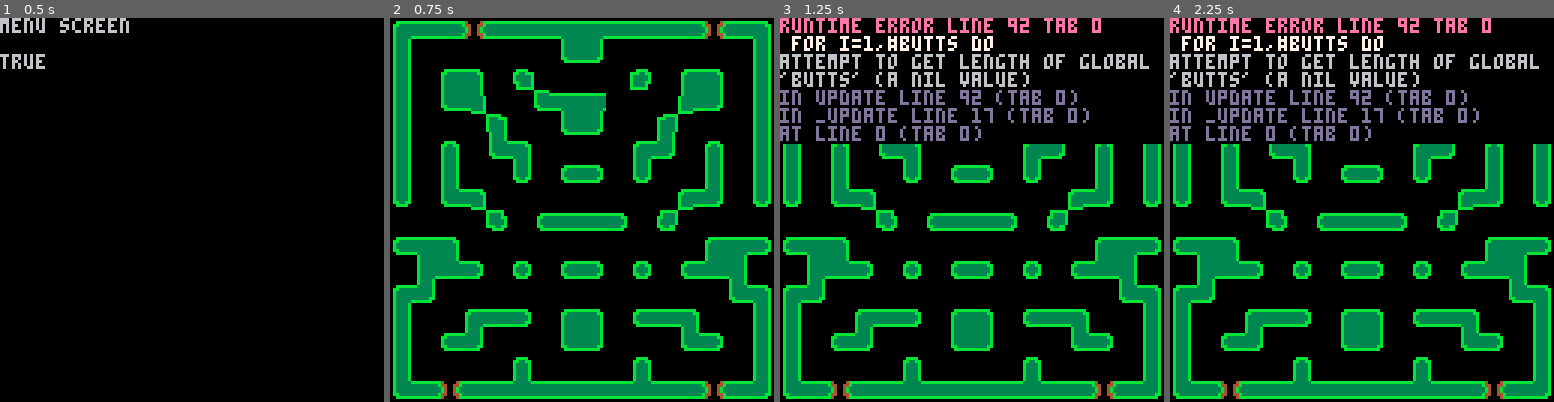
Above: before the commit, frames 1-4 (left to right).
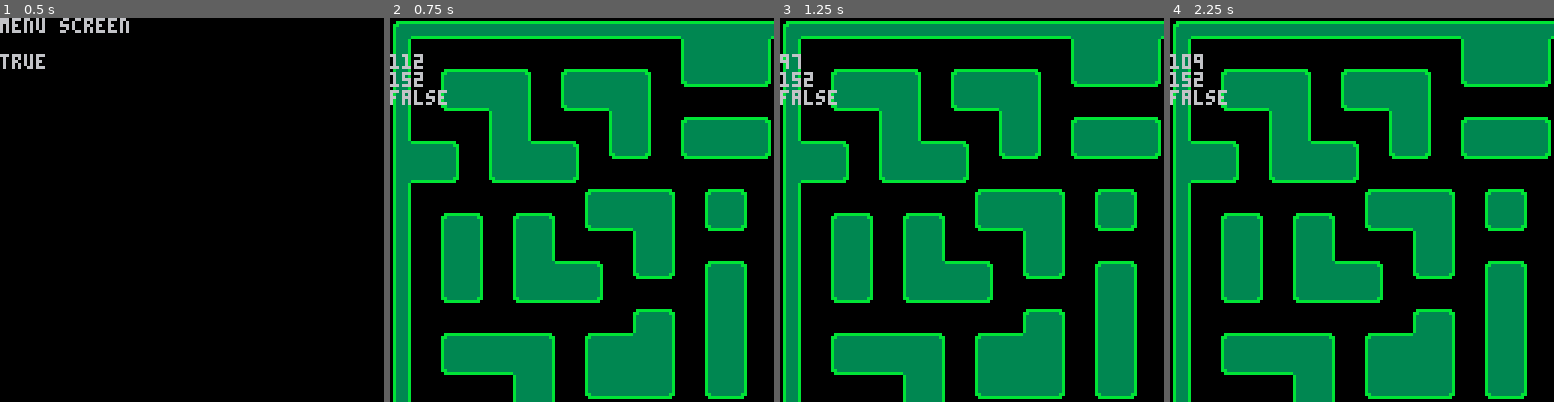
Above: after the commit, the same moments.

Repository: gnarza/CreepyCrawlers
Game: PICO-8 cartridge src/creepycrawler.p8
Two runs of this game, one before a commit and one after it. Both use one fixed random seed, a clock stepped at 60 frames per second and the inputs below.
Inputs:
- Up to frame 1 (0.5 s): tap X (X key) at 0.33 s
- Up to frame 2 (0.75 s): tap O (Z key) at 0.7 s
- Up to frame 3 (1.25 s): tap X (X key) at 1.07 s
- Up to frame 4 (2.25 s): hold Right 1.6-2.1 s; tap O (Z key) at 1.7, 2.1 s; tap X (X key) at 1.85 s; hold Up from 2.15 s (still down)

Frame 1 is identical in both runs. In frame 2, 49% of the frame differs, in the area x 0-100%, y 0-100%; in frame 3, 57%; in frame 4, 57%.
Error before the commit: runtime error line 92 tab 0; for i=1,#butts do; attempt to get length of global 'butts' (a nil value)

Commit message:
Movement Around Map and Map Re-Design
Implemented new way player moves around map, and re-designed map based on pac-man style maze.

Diff:
--- a/src/creepycrawler.p8
+++ b/src/creepycrawler.p8
@@ -6,10 +6,9 @@
 -- version 0.2
 
 function _init()
-	allbutts={0,1,2,3,4,5}
+ allbutts={0,1,2,3,4,5}
  zbutt={4}
  xbutt={5}
- movebutts={0,1,2,3}
 
  sound=true
 
@@ -77,14 +76,22 @@
 -- wall:0
 -- spawn spot:1
 -- tunnel:2
+-- enemyhead:3
+-- enemybody:4
+-- playerhead:5
+-- playerbody:6
+-- bug:7
 
 function play_init()
-	update=play_update
+ update=play_update
  draw=play_draw
 
- ways={left,right,up,down}
- game=make_game()
- pl=make_crawler(7,7)
+ actors={}
+
+ pl=make_crawler(112,152)
+ pl.sprite=32
+ -- start by going right
+ change_dir(pl,-1,0)
 
 end
 
@@ -92,91 +99,144 @@
 	buttpress(zbutt,end_init)
 	buttpress(xbutt,togglesound)
 
-	for i=1,#butts do
-		if(btnp(butts[i])) change_way(i+1)
-	end
-
-	update_game()
-	update_enemies()
-	update_bugs()
-	update_player()
-
+	update_actors()
 end
 
 function play_draw()
 	cls()
 	map(0,0,0,0,16,16)
 
-	draw_enemies()
-	draw_bugs()
-	draw_player()
-
-end
-
-function make_game()
-	g={}
-	g.win=false
-	g.level=1
-	g.lastbug=0
-	g.lastcrawler=0
-
-	return g
-end
-
-function update_game()
-end
-
-function make_bug(x,y)
-	b={}
-	b.x=x
-	b.y=y
-	b.dx=0
-	b.dy=0
-	b.sprite=16
-	b.width=.1
-	b.height=.1
-	b.lifetime=0
-
-	return b
-end
-
-function update_bugs()
-end
-
-function draw_bugs()
-end
+	draw_actor(pl)
+  print(coll(pl,pl.dx,pl.dy),0,24)
+  print(pl.x, 0,12)
+  print(pl.y, 0,18)
+end
+
+--
 
 function make_crawler(x,y)
-	c={}
+	local c={}
+	-- position
 	c.x=x
 	c.y=y
-	c.way=ways[2]
-	c.delta=1
+	-- movement
+	c.speed=1
+	c.dx=0
+  c.dy=0
+  -- animation
 	c.sprite=16
-	c.inertia=.5
-	c.width=.4
-	c.height=.4
-	c.length=1
-	c.body={}
-
+
+  add(actors,c)
 	return c
 end
 
-function update_enemies()
-end
-
-function draw_enemies()
-end
-
-function update_player()
-end
-
-function draw_player()
-end
-
-function change_way(new_way)
-	pl.way=ways[new_way]
-end
+--
+
+function update_actors()
+  -- left
+	if(btn(0)) then
+		change_dir(pl,-1,0)
+  -- right
+	elseif(btn(1)) then
+    change_dir(pl,1,0)
+  -- up
+	elseif(btn(2)) then
+    change_dir(pl,0,-1)
+  -- down
+	elseif(btn(3)) then
+    change_dir(pl,0,1)
+	end
+
+  for a in all(actors) do
+    -- if not colliding update x and y accordingly
+    if(coll(a)==false)then
+      a.x+=a.dx*a.speed
+      a.y+=a.dy*a.speed
+    -- if colliding snap to grid
+    else
+     a.x=flr((a.x+4)/8)*8
+     a.y=flr((a.y+4)/8)*8
+    end
+  end
+end
+
+-- return true if colliding
+function coll(a,dx,dy,ds,xs,ys)
+  dx=dx or a.dx
+  dy=dy or a.dy
+
+  local x=a.x-(xs or 0)
+  local y=a.y-(ys or 0)
+
+  if(dy!=0) x=flr((x+4)/8)*8
+  if(dx!=0) y=flr((y+4)/8)*8
+
+  -- get tile ahead of actor
+  local xtile=flr((x+min(dx,0))/8)+max(dx,0)
+  local ytile=flr((y+min(dy,0))/8)+max(dy,0)
+
+  return(fget(mget(xtile,ytile),0))
+end
+
+-- update actor dx and dy if not colliding
+function change_dir(a,dx,dy)
+ if(coll(a,dx,dy)==false and
+    coll(a,dx,dy,a.x*2,a.y*2)==false) then
+   a.dx=dx or 0
+   a.dy=dy or 0
+  if(a.dy!=0) then
+     a.x=flr((a.x+4)/8)*8
+  elseif(a.dx!=0) then
+     a.y=flr((a.y+4)/8)*8
+  end
+ end
+end
+
+--[[ function move(actor)
+  local thisx=actor.x
+  local thisy=actor.y
+  local thisd=actor.delta
+
+	if(actor.way=="left" and not solid_area(actor,thisx-thisd,thisy)) then
+		actor.x-=actor.delta
+	elseif(actor.way=="right" and not solid_area(actor,thisx+thisd,thisy)) then
+		actor.x+=actor.delta
+	elseif(actor.way=="up" and not solid_area(actor,thisx,thisy-thisd)) then
+    actor.y-=actor.delta
+	elseif(actor.way=="down" and not solid_area(actor,thisx,thisy+thisd)) then
+	  actor.y+=actor.delta
+  else
+    actor.way=actor.oldway
+	end
+end ]]
+
+--[[ checks for wall
+function solid(x,y)
+  --xtile=x-(x%1)
+  --ytile=y-(y%1)
+  return fget(mget(x,y),0)
+end
+
+function solid_area(actor,x,y)
+  return solid(x+.1,y+.9) or
+         solid(x+.1,y+.1) or
+         solid(x+.9,y+.9) or
+         solid(x+.9,y+.1)
+end
+
+
+return solid(x+actor.width,y) or
+       solid(x-actor.width,y) or
+       solid(x,y+actor.height) or
+       solid(x,y-actor.height)]]
+--
+
+function draw_actor(actor)
+ local sx=(actor.x*8)/8
+ local sy=(actor.y*8)/8
+ spr(actor.sprite, sx, sy)
+end
+
 -->8
 -- end of game state
 
@@ -226,118 +286,38 @@
 
 
 
-…(79 lines of a section not shown)…
 __gff__
-0001010101010101010101010101010101010000000001010101010101010101000000000000000000000000010101010000000000000000000000000000000000000000000000000000000000000000000000000000000000000000000000000000000000000000000000000000000000000000000000000000000000000000
+0001010101010101010101010101010101010101010101010101010101010101000000000000000000000000010101010000000000000000000000000000000000000000000000000000000000000000000000000000000000000000000000000000000000000000000000000000000000000000000000000000000000000000
 0000000000000000000000000000000000000000000000000000000000000000000000000000000000000000000000000000000000000000000000000000000000000000000000000000000000000000000000000000000000000000000000000000000000000000000000000000000000000000000000000000000000000000
 __map__
-190505030505051a1b0505050503051800000000000000000000000000000000000000000000000000000000000000000000000000000000000000000000000000000000000000000000000000000000000000000000000000000000000000000000000000000000000000000000000000000000000000000000000000000000
-0a00000000000006070000000000000a00000000000000000000000000000000000000000000000000000000000000000000000000000000000000000000000000000000000000000000000000000000000000000000000000000000000000000000000000000000000000000000000000000000000000000000000000000000
-0a0009080002000000001d000908000a00000000000000000000000000000000000000000000000000000000000000000000000000000000000000000000000000000000000000000000000000000000000000000000000000000000000000000000000000000000000000000000000000000000000000000000000000000000
-0a00062c0000111a1b0000002d07000a00000000000000000000000000000000000000000000000000000000000000000000000000000000000000000000000000000000000000000000000000000000000000000000000000000000000000000000000000000000000000000000000000000000000000000000000000000000
-0a0000002e0000060700002f0000000a00000000000000000000000000000000000000000000000000000000000000000000000000000000000000000000000000000000000000000000000000000000000000000000000000000000000000000000000000000000000000000000000000000000000000000000000000000000
-0a000c001618000000001917000c000a00000000000000000000000000000000000000000000000000000000000000000000000000000000000000000000000000000000000000000000000000000000000000000000000000000000000000000000000000000000000000000000000000000000000000000000000000000000
-0a000a00001c000104001c00000a000a00000000000000000000000000000000000000000000000000000000000000000000000000000000000000000000000000000000000000000000000000000000000000000000000000000000000000000000000000000000000000000000000000000000000000000000000000000000
-1c00161e00000000000000001f17001c00000000000000000000000000000000000000000000000000000000000000000000000000000000000000000000000000000000000000000000000000000000000000000000000000000000000000000000000000000000000000000000000000000000000000000000000000000000
-000000000e0001050504000f0000000000000000000000000000000000000000000000000000000000000000000000000000000000000000000000000000000000000000000000000000000000000000000000000000000000000000000000000000000000000000000000000000000000000000000000000000000000000000
-011a0800000000000000000000091b0400000000000000000000000000000000000000000000000000000000000000000000000000000000000000000000000000000000000000000000000000000000000000000000000000000000000000000000000000000000000000000000000000000000000000000000000000000000
-00151404000d000104000d000113120000000000000000000000000000000000000000000000000000000000000000000000000000000000000000000000000000000000000000000000000000000000000000000000000000000000000000000000000000000000000000000000000000000000000000000000000000000000
-1917000000000000000000000000161800000000000000000000000000000000000000000000000000000000000000000000000000000000000000000000000000000000000000000000000000000000000000000000000000000000000000000000000000000000000000000000000000000000000000000000000000000000
-0a00001905040009080001051800000a00000000000000000000000000000000000000000000000000000000000000000000000000000000000000000000000000000000000000000000000000000000000000000000000000000000000000000000000000000000000000000000000000000000000000000000000000000000
-0a00011700000006070000001604000a00000000000000000000000000000000000000000000000000000000000000000000000000000000000000000000000000000000000000000000000000000000000000000000000000000000000000000000000000000000000000000000000000000000000000000000000000000000
-0a000000000c000000000c000000000a00000000000000000000000000000000000000000000000000000000000000000000000000000000000000000000000000000000000000000000000000000000000000000000000000000000000000000000000000000000000000000000000000000000000000000000000000000000
-16050305050b050505050b050503051700000000000000000000000000000000000000000000000000000000000000000000000000000000000000000000000000000000000000000000000000000000000000000000000000000000000000000000000000000000000000000000000000000000000000000000000000000000
-0000000000000000000000000000000000000000000000000000000000000000000000000000000000000000000000000000000000000000000000000000000000000000000000000000000000000000000000000000000000000000000000000000000000000000000000000000000000000000000000000000000000000000
-0000000000000000000000000000000000000000000000000000000000000000000000000000000000000000000000000000000000000000000000000000000000000000000000000000000000000000000000000000000000000000000000000000000000000000000000000000000000000000000000000000000000000000
-0101010101010101010101010101010100000000000000000000000000000000000000000000000000000000000000000000000000000000000000000000000000000000000000000000000000000000000000000000000000000000000000000000000000000000000000000000000000000000000000000000000000000000
-0100000000000001010000000000000100000000000000000000000000000000000000000000000000000000000000000000000000000000000000000000000000000000000000000000000000000000000000000000000000000000000000000000000000000000000000000000000000000000000000000000000000000000
-0100010100010000000001000101000100000000000000000000000000000000000000000000000000000000000000000000000000000000000000000000000000000000000000000000000000000000000000000000000000000000000000000000000000000000000000000000000000000000000000000000000000000000
-0100010100000101010100000101000100000000000000000000000000000000000000000000000000000000000000000000000000000000000000000000000000000000000000000000000000000000000000000000000000000000000000000000000000000000000000000000000000000000000000000000000000000000
-0100000001000001010000010000000100000000000000000000000000000000000000000000000000000000000000000000000000000000000000000000000000000000000000000000000000000000000000000000000000000000000000000000000000000000000000000000000000000000000000000000000000000000
-0100010001010000000001010001000100000000000000000000000000000000000000000000000000000000000000000000000000000000000000000000000000000000000000000000000000000000000000000000000000000000000000000000000000000000000000000000000000000000000000000000000000000000
-0100010000010001010001000001000100000000000000000000000000000000000000000000000000000000000000000000000000000000000000000000000000000000000000000000000000000000000000000000000000000000000000000000000000000000000000000000000000000000000000000000000000000000
-0100010100000000000000000101000100000000000000000000000000000000000000000000000000000000000000000000000000000000000000000000000000000000000000000000000000000000000000000000000000000000000000000000000000000000000000000000000000000000000000000000000000000000
-0100000001000101010100010000000100000000000000000000000000000000000000000000000000000000000000000000000000000000000000000000000000000000000000000000000000000000000000000000000000000000000000000000000000000000000000000000000000000000000000000000000000000000
-0101010000000000000000000001010100000000000000000000000000000000000000000000000000000000000000000000000000000000000000000000000000000000000000000000000000000000000000000000000000000000000000000000000000000000000000000000000000000000000000000000000000000000
-0001010100010001010001000101010000000000000000000000000000000000000000000000000000000000000000000000000000000000000000000000000000000000000000000000000000000000000000000000000000000000000000000000000000000000000000000000000000000000000000000000000000000000
-0101000000000000000000000000010100000000000000000000000000000000000000000000000000000000000000000000000000000000000000000000000000000000000000000000000000000000000000000000000000000000000000000000000000000000000000000000000000000000000000000000000000000000
-0100000101010001010001010100000100000000000000000000000000000000000000000000000000000000000000000000000000000000000000000000000000000000000000000000000000000000000000000000000000000000000000000000000000000000000000000000000000000000000000000000000000000000
-0100010100000001010000000101000100000000000000000000000000000000000000000000000000000000000000000000000000000000000000000000000000000000000000000000000000000000000000000000000000000000000000000000000000000000000000000000000000000000000000000000000000000000
+1905050505050505050505051e1d1d1f05050505050505050505051800000000000000000000000000000000000000000000000000000000000000000000000000000000000000000000000000000000000000000000000000000000000000000000000000000000000000000000000000000000000000000000000000000000
+0a00000000000000000000000d01010e00000000000000000000000a00000000000000000000000000000000000000000000000000000000000000000000000000000000000000000000000000000000000000000000000000000000000000000000000000000000000000000000000000000000000000000000000000000000
+0a00091d1d0800091d1d0800060f0f0700091d1d0800091d1d08000a00000000000000000000000000000000000000000000000000000000000000000000000000000000000000000000000000000000000000000000000000000000000000000000000000000000000000000000000000000000000000000000000000000000
+0a00060f130e00060f130e0000000000000d100f07000d100f07000a00000000000000000000000000000000000000000000000000000000000000000000000000000000000000000000000000000000000000000000000000000000000000000000000000000000000000000000000000000000000000000000000000000000
+0a0000000d0e0000000d0e00091d1d08000d0e0000000d0e0000000a00000000000000000000000000000000000000000000000000000000000000000000000000000000000000000000000000000000000000000000000000000000000000000000000000000000000000000000000000000000000000000000000000000000
+1a1d08000d121d0800060700060f0f0700060700091d110e00091d1c00000000000000000000000000000000000000000000000000000000000000000000000000000000000000000000000000000000000000000000000000000000000000000000000000000000000000000000000000000000000000000000000000000000
+0b0f0700060f0f07000000000000000000000000060f0f0700060f1b00000000000000000000000000000000000000000000000000000000000000000000000000000000000000000000000000000000000000000000000000000000000000000000000000000000000000000000000000000000000000000000000000000000
+0a00000000000000091d1d0800090800091d1d08000000000000000a00000000000000000000000000000000000000000000000000000000000000000000000000000000000000000000000000000000000000000000000000000000000000000000000000000000000000000000000000000000000000000000000000000000
+0a00090800090800060f130e000607000d100f07000908000908000a00000000000000000000000000000000000000000000000000000000000000000000000000000000000000000000000000000000000000000000000000000000000000000000000000000000000000000000000000000000000000000000000000000000
+0a000d0e000d0e0000000d0e000000000d0e0000000d0e000d0e000a00000000000000000000000000000000000000000000000000000000000000000000000000000000000000000000000000000000000000000000000000000000000000000000000000000000000000000000000000000000000000000000000000000000
+0a000d0e000d121d0800060700090800060700091d110e000d0e000a00000000000000000000000000000000000000000000000000000000000000000000000000000000000000000000000000000000000000000000000000000000000000000000000000000000000000000000000000000000000000000000000000000000
+0a00060700060f0f07000000000d0e00000000060f0f07000607000a00000000000000000000000000000000000000000000000000000000000000000000000000000000000000000000000000000000000000000000000000000000000000000000000000000000000000000000000000000000000000000000000000000000
+0a0000000000000000000908000d0e0009080000000000000000000a00000000000000000000000000000000000000000000000000000000000000000000000000000000000000000000000000000000000000000000000000000000000000000000000000000000000000000000000000000000000000000000000000000000
+0a00091d1d1d0800091d110e000d0e000d121d0800091d1d1d08000a00000000000000000000000000000000000000000000000000000000000000000000000000000000000000000000000000000000000000000000000000000000000000000000000000000000000000000000000000000000000000000000000000000000
+0a00060f0f130e000d01010e000d0e000d01010e000d100f0f07000a00000000000000000000000000000000000000000000000000000000000000000000000000000000000000000000000000000000000000000000000000000000000000000000000000000000000000000000000000000000000000000000000000000000
+0a000000000d0e00060f0f0700060700060f0f07000d0e000000000a00000000000000000000000000000000000000000000000000000000000000000000000000000000000000000000000000000000000000000000000000000000000000000000000000000000000000000000000000000000000000000000000000000000
+1a1d1d08000d0e00000000000000000000000000000d0e00091d1d1c00000000000000000000000000000000000000000000000000000000000000000000000000000000000000000000000000000000000000000000000000000000000000000000000000000000000000000000000000000000000000000000000000000000
+060f0f0700060700090800091d1d1d1d0800090800060700060f0f0700000000000000000000000000000000000000000000000000000000000000000000000000000000000000000000000000000000000000000000000000000000000000000000000000000000000000000000000000000000000000000000000000000000
+0000000000000000060700060f0f0f0f07000607000000000000000000000000000000000000000000000000000000000000000000000000000000000000000000000000000000000000000000000000000000000000000000000000000000000000000000000000000000000000000000000000000000000000000000000000
+091d1d080009080000000000000000000000000000090800091d1d0800000000000000000000000000000000000000000000000000000000000000000000000000000000000000000000000000000000000000000000000000000000000000000000000000000000000000000000000000000000000000000000000000000000
+0b0f0f0700060700091d0800091d1d0800091d0800060700060f0f1b00000000000000000000000000000000000000000000000000000000000000000000000000000000000000000000000000000000000000000000000000000000000000000000000000000000000000000000000000000000000000000000000000000000
+0a00000000000000000f07000613100700060f00000000000000000a00000000000000000000000000000000000000000000000000000000000000000000000000000000000000000000000000000000000000000000000000000000000000000000000000000000000000000000000000000000000000000000000000000000
+0a00090800091d1d00000000000d0e00000000001d1d08000908000a00000000000000000000000000000000000000000000000000000000000000000000000000000000000000000000000000000000000000000000000000000000000000000000000000000000000000000000000000000000000000000000000000000000
+0a000d0e00060f0f0700090800060700090800060f0f07000d0e000a00000000000000000000000000000000000000000000000000000000000000000000000000000000000000000000000000000000000000000000000000000000000000000000000000000000000000000000000000000000000000000000000000000000
+0a000d0e0000000000000d0e000000000d0e0000000000000d0e000a00000000000000000000000000000000000000000000000000000000000000000000000000000000000000000000000000000000000000000000000000000000000000000000000000000000000000000000000000000000000000000000000000000000
+0a00060700091d1d08000d0e000908000d0e00091d1d08000607000a00000000000000000000000000000000000000000000000000000000000000000000000000000000000000000000000000000000000000000000000000000000000000000000000000000000000000000000000000000000000000000000000000000000
+0a000000000d100f07000607000d0e00060700060f130e000000000a00000000000000000000000000000000000000000000000000000000000000000000000000000000000000000000000000000000000000000000000000000000000000000000000000000000000000000000000000000000000000000000000000000000
+0a000908000d0e0000000000000d0e0000000000000d0e000908000a00000000000000000000000000000000000000000000000000000000000000000000000000000000000000000000000000000000000000000000000000000000000000000000000000000000000000000000000000000000000000000000000000000000
+0a00060700060700091d1d0800060700091d1d08000607000607000a00000000000000000000000000000000000000000000000000000000000000000000000000000000000000000000000000000000000000000000000000000000000000000000000000000000000000000000000000000000000000000000000000000000
+0a000000000000000d01010e000000000d01010e000000000000000a00000000000000000000000000000000000000000000000000000000000000000000000000000000000000000000000000000000000000000000000000000000000000000000000000000000000000000000000000000000000000000000000000000000
+1605050505050505150f0f1405050505150f0f14050505050505051700000000000000000000000000000000000000000000000000000000000000000000000000000000000000000000000000000000000000000000000000000000000000000000000000000000000000000000000000000000000000000000000000000000
Not shown, changed: 103 lines of the sprite sheet (__gfx__) section of src/creepycrawler.p8
